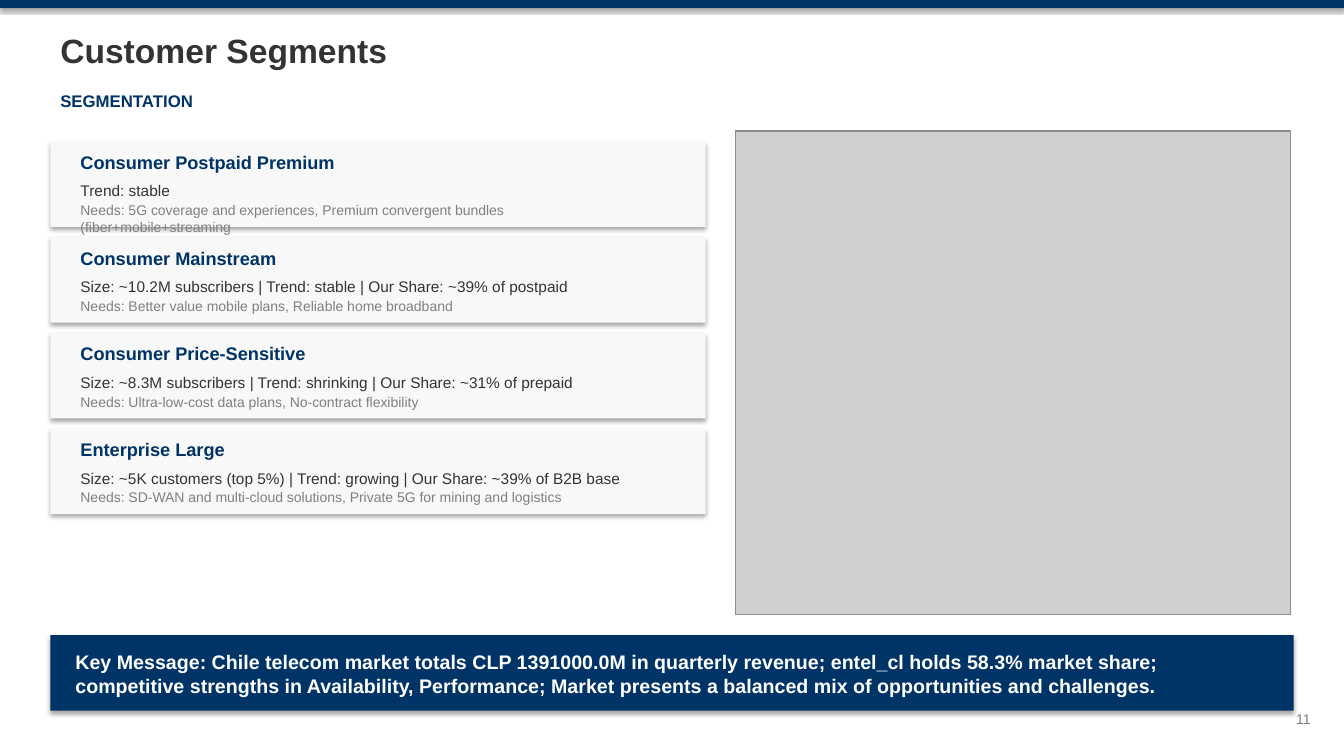
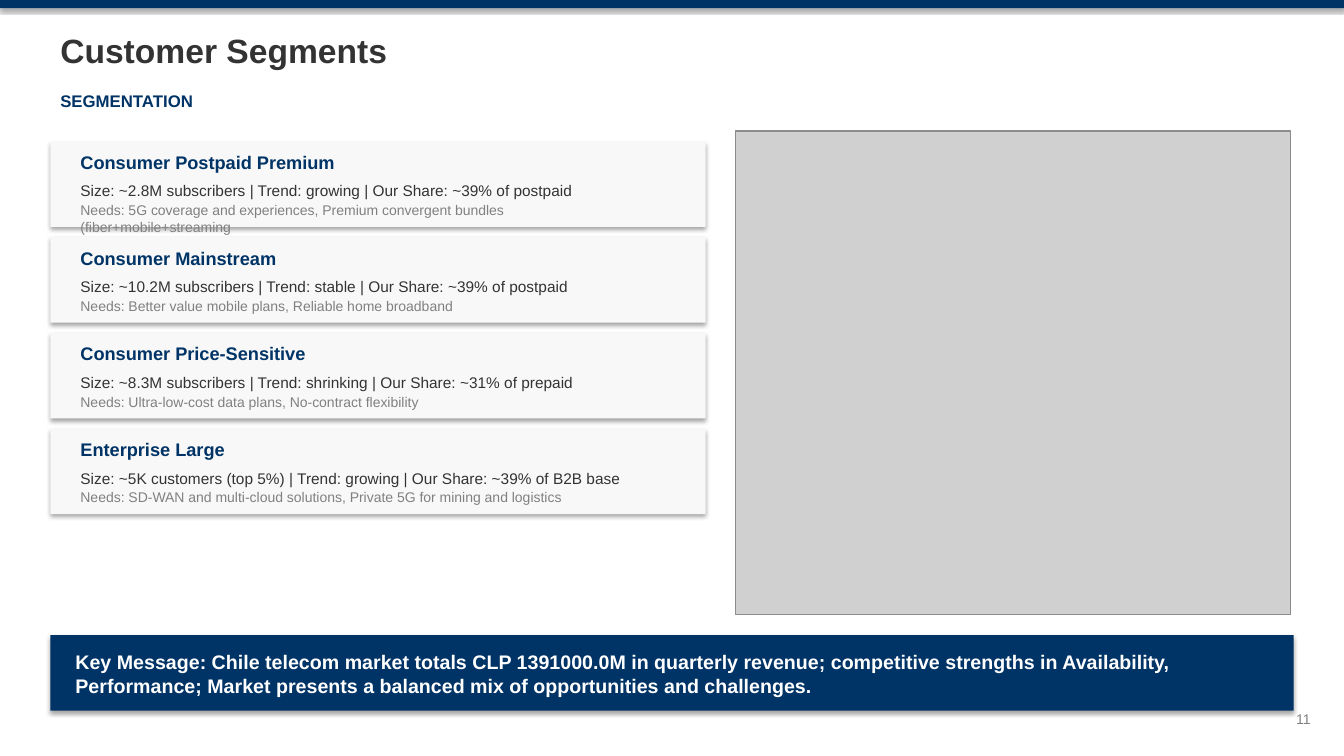
Before and after one commit to mypinseeker/BLM-Financial-Report-Analysis, a slide deck: slide 11 of reports/chile/entel_cl/CQ4_2025/blm_entel_cl_analysis_cq4_2025.pptx. Drawn at 1344x756 pixels with LibreOffice and Linux fonts; fonts in the diff are those of the drawing; grey boxes stand for pictures. Boxes give left, top, right and bottom in pixels: in the first picture for what was removed or moved away, otherwise in the second. Text is boxed around its words. In the diff, an @@ line names an element or a change of style, - is before the commit and + after.

```diff
--- a/reports/chile/entel_cl/CQ4_2025/blm_entel_cl_analysis_cq4_2025.pptx
+++ b/reports/chile/entel_cl/CQ4_2025/blm_entel_cl_analysis_cq4_2025.pptx
@@ text at [80, 185, 572, 199]: text changed @@
-Trend: stable
+Size: ~2.8M subscribers | Trend: growing | Our Share: ~39% of postpaid
@@ text at [75, 654, 1169, 697]: text changed @@
-Key Message: Chile telecom market totals CLP 1391000.0M in quarterly revenue; entel_cl holds 58.3% market share; competitive strengths in Availability, Performance; Market presents a balanced mix of opportunities and challenges.
+Key Message: Chile telecom market totals CLP 1391000.0M in quarterly revenue; competitive strengths in Availability, Performance; Market presents a balanced mix of opportunities and challenges.
```
Also in this commit, not shown: 14 other slides changed, 13 other files.
